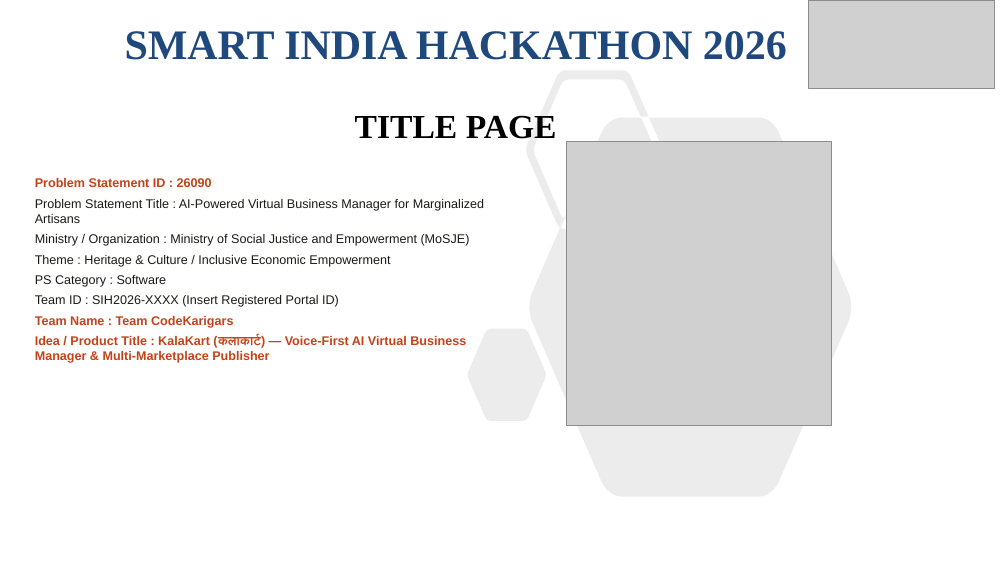
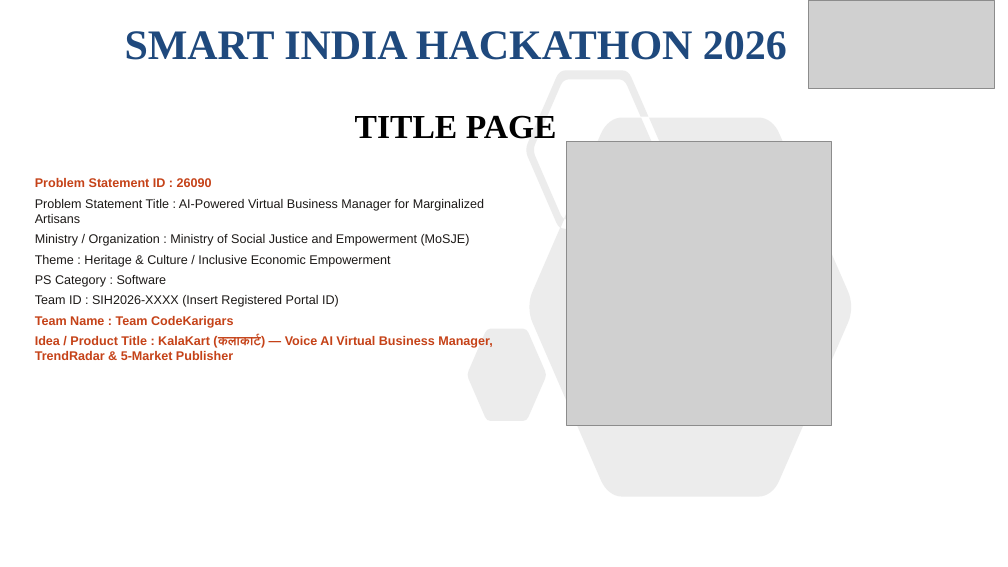
Before and after one commit to JatinGargz/shilp-ai-production, a slide deck: slide 1 of docs/SIH2026-KalaKart-Final-Presentation.pptx. Drawn at 1008x567 pixels with LibreOffice and Linux fonts; fonts in the diff are those of the drawing; grey boxes stand for pictures. Boxes give left, top, right and bottom in pixels: in the first picture for what was removed or moved away, otherwise in the second. Text is boxed around its words. In the diff, an @@ line names an element or a change of style, - is before the commit and + after.

Commit message:
docs: regenerate official SIH PPTX with TrendRadar feature and 12/12 passing tests

```diff
--- a/docs/SIH2026-KalaKart-Final-Presentation.pptx
+++ b/docs/SIH2026-KalaKart-Final-Presentation.pptx
@@ text at (x1=35, y1=335, x2=493, y2=360): text changed @@
-Idea / Product Title : KalaKart (कलाकार्ट) — Voice-First AI Virtual Business Manager & Multi-Marketplace Publisher
+Idea / Product Title : KalaKart (कलाकार्ट) — Voice AI Virtual Business Manager, TrendRadar & 5-Market Publisher
```
Also in this commit, not shown: 5 other slides changed.
